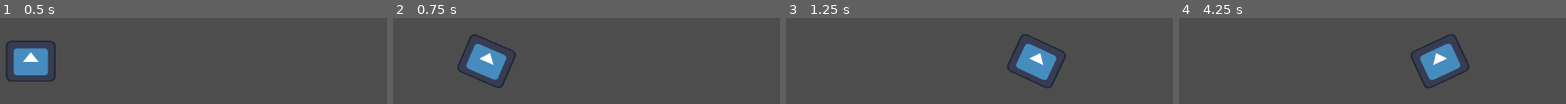
Above: before the commit, frames 1-4 (left to right).
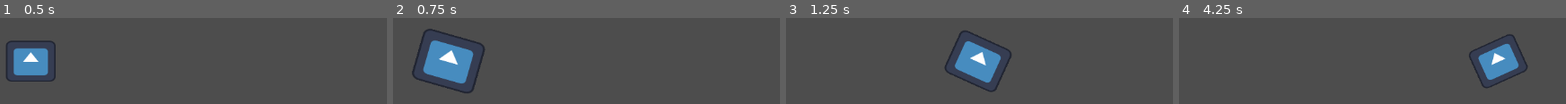
Above: after the commit, the same moments.

Repository: nilstop/runnergame
Game: Godot game, scene res://world.tscn
Same seed, same stepped clock (60 frames per second), same inputs: the game is played once before the commit and once after it. The engine's default icon, where the game draws it, is replaced by a stand-in: a white triangle on a blue panel in a dark square.
Inputs (mouse positions are in pixels of both pictures, inside the frame that each line leads up to):
- Up to frame 1 (0.5 s): no input
- Up to frame 2 (0.75 s): tap Enter at 0.5 s; move the mouse to (outside the picture) at 0.52 s; hold D (right) from 0.53 s (still down); tap Space (jump) at 0.6 s; click (outside the picture) at 0.67 s
- Up to frame 3 (1.25 s): keep holding D (right); tap Space (jump) at 0.77, 1.07 s
- Up to frame 4 (4.25 s): release D (right) at 1.25 s; drag from (outside the picture) to (1430, 61) at 1.27 s; move the mouse to (outside the picture) at 2.02 s; hold D (right) 2.03-2.75 s; tap Delete at 2.1 s; tap Space (jump) at 2.3, 3.5, 3.77, 3.8, 4.07 s; drag from (outside the picture) to (outside the picture) at 2.77 s; move the mouse to (outside the picture) at 3.52 s; hold A (left) from 3.53 s (still down); tap Enter at 3.6 s

Frame 1 is identical in both runs. In frame 2, 9.0% of the frame differs, in the area x 4-32%, y 12-88%; in frame 3, 8.5%; in frame 4, 7.4%.

Commit message:
started on jumping

Diff:
--- a/runner-game/player.gd
+++ b/runner-game/player.gd
@@ -1,11 +1,28 @@
 extends CharacterBody2D
 
 @export var turning_speed: int
+@export var jump_duration: float
+# References
+@onready var animation_player: AnimationPlayer = $AnimationPlayer
+
+enum States {running, jumping}
+
+var state: States = States.running: set = set_state
 
 var turning_angle := deg_to_rad(25)
 
-func _process(delta: float) -> void:
+func set_state(new_state):
+	state = new_state
+
+func _physics_process(delta: float) -> void:
 	var direction := Input.get_axis("left", "right")
-	velocity.x = direction * turning_speed
-	rotation = lerp(rotation, direction * turning_angle, 0.2)
+	velocity.x = lerp(velocity.x, direction * turning_speed, 0.08)
+	rotation = deg_to_rad(velocity.x) * 0.05
 	move_and_slide()
+	if Input.is_action_just_pressed("jump"):
+		jump()
+
+func jump():
+	state = States.jumping
+	animation_player.speed_scale = jump_duration
+	animation_player.play("jumping")
--- a/runner-game/player.tscn
+++ b/runner-game/player.tscn
@@ -9,9 +9,46 @@
 [sub_resource type="RectangleShape2D" id="RectangleShape2D_i3pqv"]
 size = Vector2(80, 66)
 
+[sub_resource type="Animation" id="Animation_i3pqv"]
+length = 0.001
+tracks/0/type = "value"
+tracks/0/imported = false
+tracks/0/enabled = true
+tracks/0/path = NodePath(".:scale")
+tracks/0/interp = 1
+tracks/0/loop_wrap = true
+tracks/0/keys = {
+"times": PackedFloat32Array(0),
+"transitions": PackedFloat32Array(1),
+"update": 0,
+"values": [Vector2(1, 1)]
+}
+
+[sub_resource type="Animation" id="Animation_onrkg"]
+resource_name = "jumping"
+tracks/0/type = "value"
+tracks/0/imported = false
+tracks/0/enabled = true
+tracks/0/path = NodePath(".:scale")
+tracks/0/interp = 1
+tracks/0/loop_wrap = true
+tracks/0/keys = {
+"times": PackedFloat32Array(0, 0.5, 1),
+"transitions": PackedFloat32Array(0.34151018, 2.6390154, 2.9281719),
+"update": 0,
+"values": [Vector2(1, 1), Vector2(1.4, 1.4), Vector2(1, 1)]
+}
+
+[sub_resource type="AnimationLibrary" id="AnimationLibrary_i3pqv"]
+_data = {
+&"RESET": SubResource("Animation_i3pqv"),
+&"jumping": SubResource("Animation_onrkg")
+}
+
 [node name="Player" type="CharacterBody2D" unique_id=335185556]
 script = ExtResource("1_onrkg")
 turning_speed = 504
+jump_duration = 1.5
 
 [node name="CollisionShape2D" type="CollisionShape2D" parent="." unique_id=361136176]
 shape = SubResource("RectangleShape2D_onrkg")
@@ -24,3 +61,6 @@
 
 [node name="CollisionShape2D" type="CollisionShape2D" parent="Area2D" unique_id=1493220892]
 shape = SubResource("RectangleShape2D_i3pqv")
+
+[node name="AnimationPlayer" type="AnimationPlayer" parent="." unique_id=1182868893]
+libraries/ = SubResource("AnimationLibrary_i3pqv")
